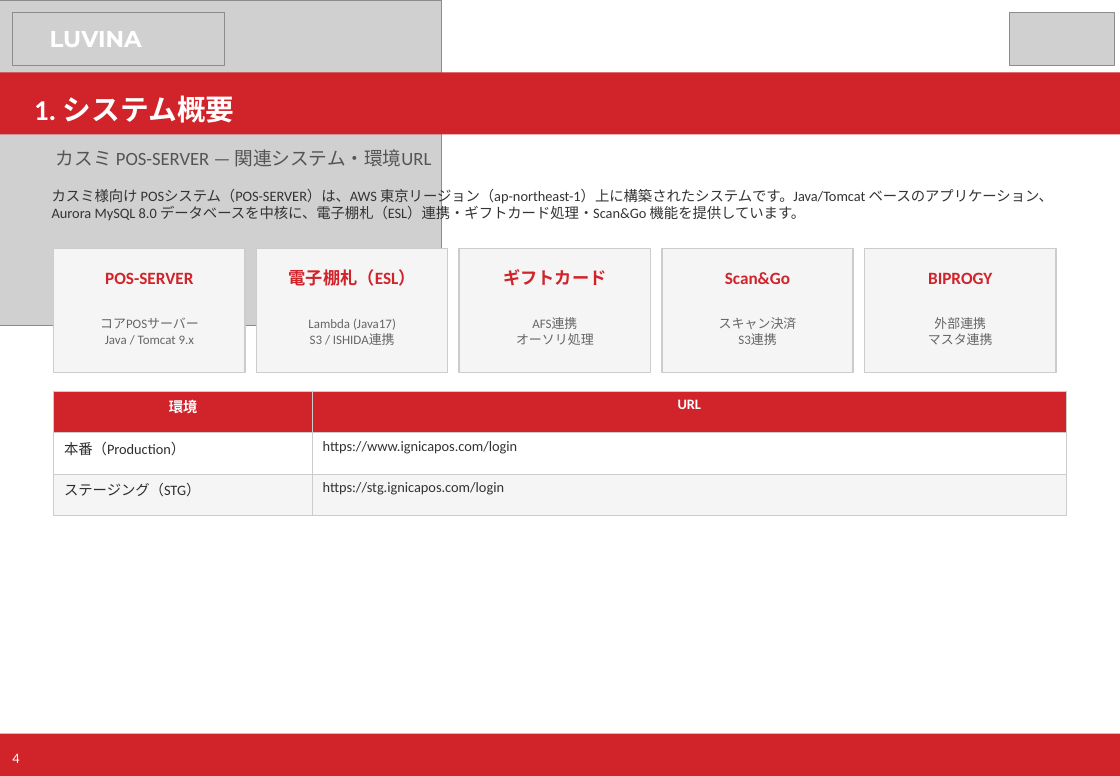
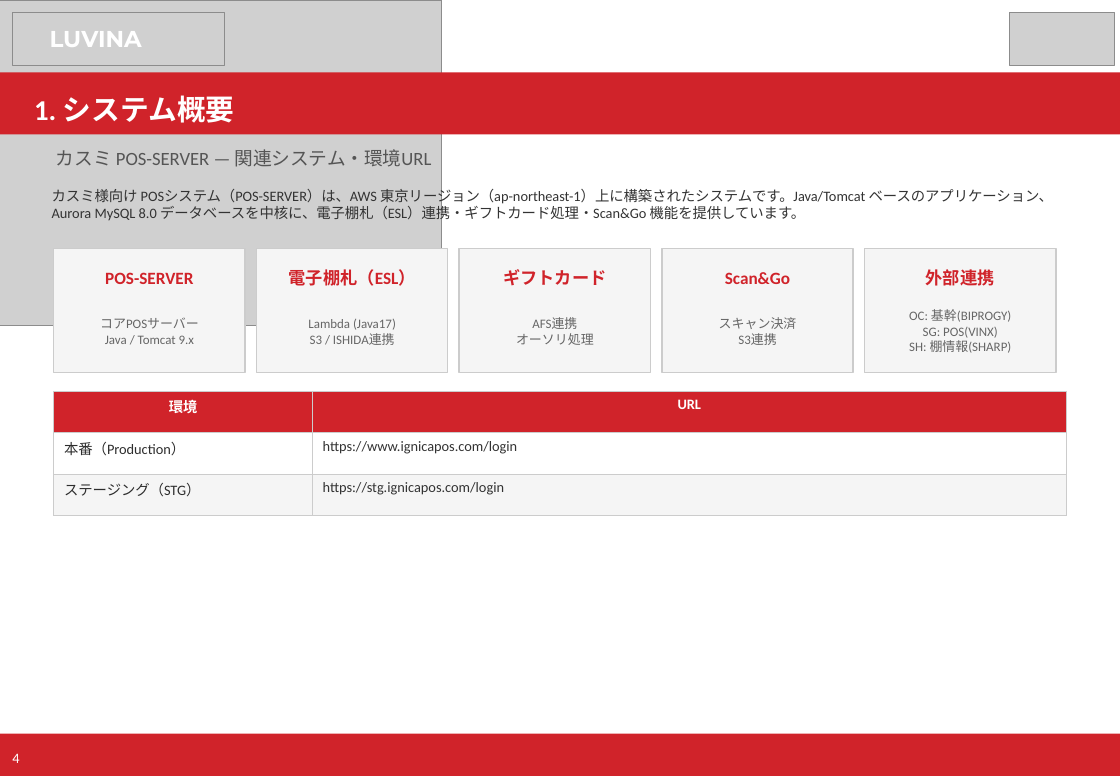
Before and after one commit to kiyoharakadutoshi/kasumi_pos-server_aws, a slide deck: slide 4 of 40_AWS/01_構成資料/カスミPOS_AWS構成資料.pptx. Drawn at 1120x776 pixels with LibreOffice and Linux fonts; fonts in the diff are those of the drawing; grey boxes stand for pictures. Boxes give left, top, right and bottom in pixels: in the first picture for what was removed or moved away, otherwise in the second. Text is boxed around its words. In the diff, an @@ line names an element or a change of style, - is before the commit and + after.

```diff
--- a/40_AWS/01_構成資料/カスミPOS_AWS構成資料.pptx
+++ b/40_AWS/01_構成資料/カスミPOS_AWS構成資料.pptx
@@ text at (x1=926, y1=269, x2=995, y2=286): text changed @@
-BIPROGY
+外部連携
@@ text at (x1=909, y1=309, x2=1012, y2=353): text changed @@
-外部連携
-マスタ連携
+OC: 基幹(BIPROGY)
+SG: POS(VINX)
+SH: 棚情報(SHARP)
```
Also in this commit, not shown: 3 other slides changed, 1 slide added.
